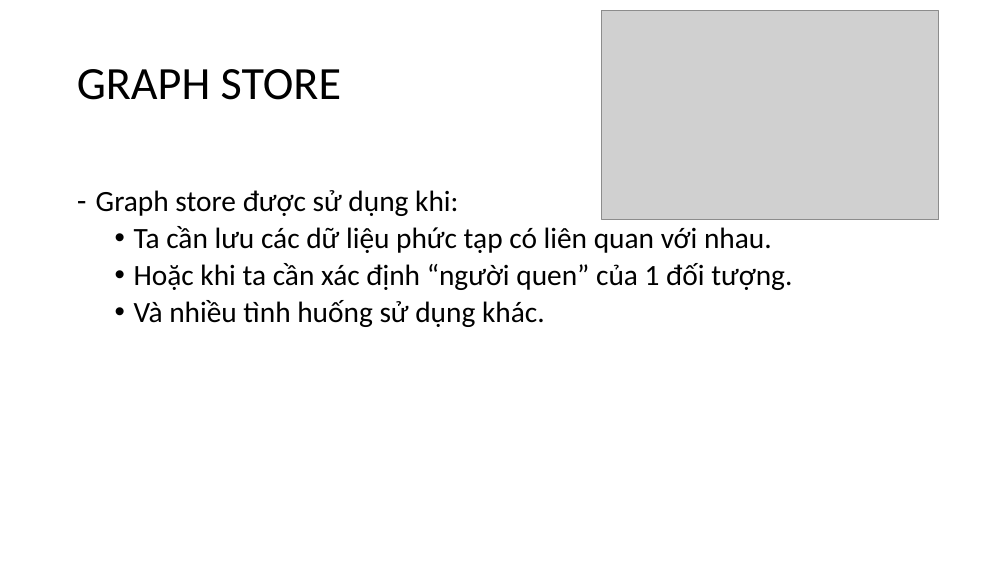
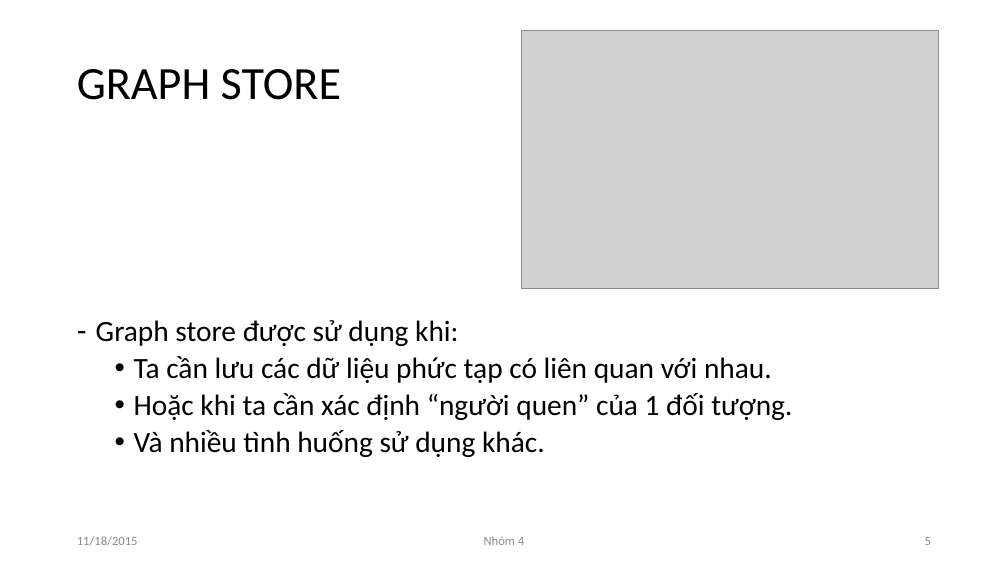
Before and after one commit to NguyenDucHoangLong/Group_4_HTTTHD, a slide deck: slide 5 of Document/Seminar/Slide/Slide_Nhóm 4.pptx. Drawn at 1008x567 pixels with LibreOffice and Linux fonts; fonts in the diff are those of the drawing; grey boxes stand for pictures. Boxes give left, top, right and bottom in pixels: in the first picture for what was removed or moved away, otherwise in the second. Text is boxed around its words. In the diff, an @@ line names an element or a change of style, - is before the commit and + after.

Commit message:
Xong phần graph store của Sỉ

```diff
--- a/Document/Seminar/Slide/Slide_Nhóm 4.pptx
+++ b/Document/Seminar/Slide/Slide_Nhóm 4.pptx
@@ picture: place and size @@
-picture at [602, 11, 939, 219]
+picture at [522, 30, 939, 289]
@@ text "Graph store được sử dụng ...": place and size @@
-text "Graph store được sử dụng ..." at [96, 190, 792, 327]
+text "Graph store được sử dụng ..." at [96, 320, 792, 457]
@@ text added at [77, 536, 138, 546], 12 pt, text #8C8C8C @@
+11/18/2015
@@ text added at [484, 536, 524, 545], 12 pt, text #8C8C8C @@
+Nhóm 4
@@ page number added at [925, 537, 931, 545], 12 pt, text #8C8C8C @@
+5
```
Also in this commit, not shown: 63 other slides changed, 1 slide added.
